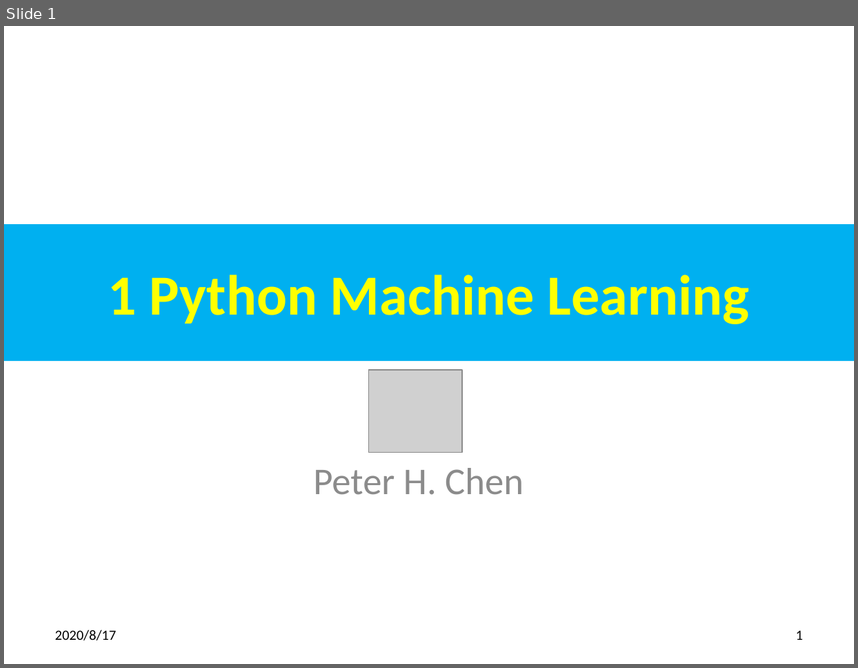
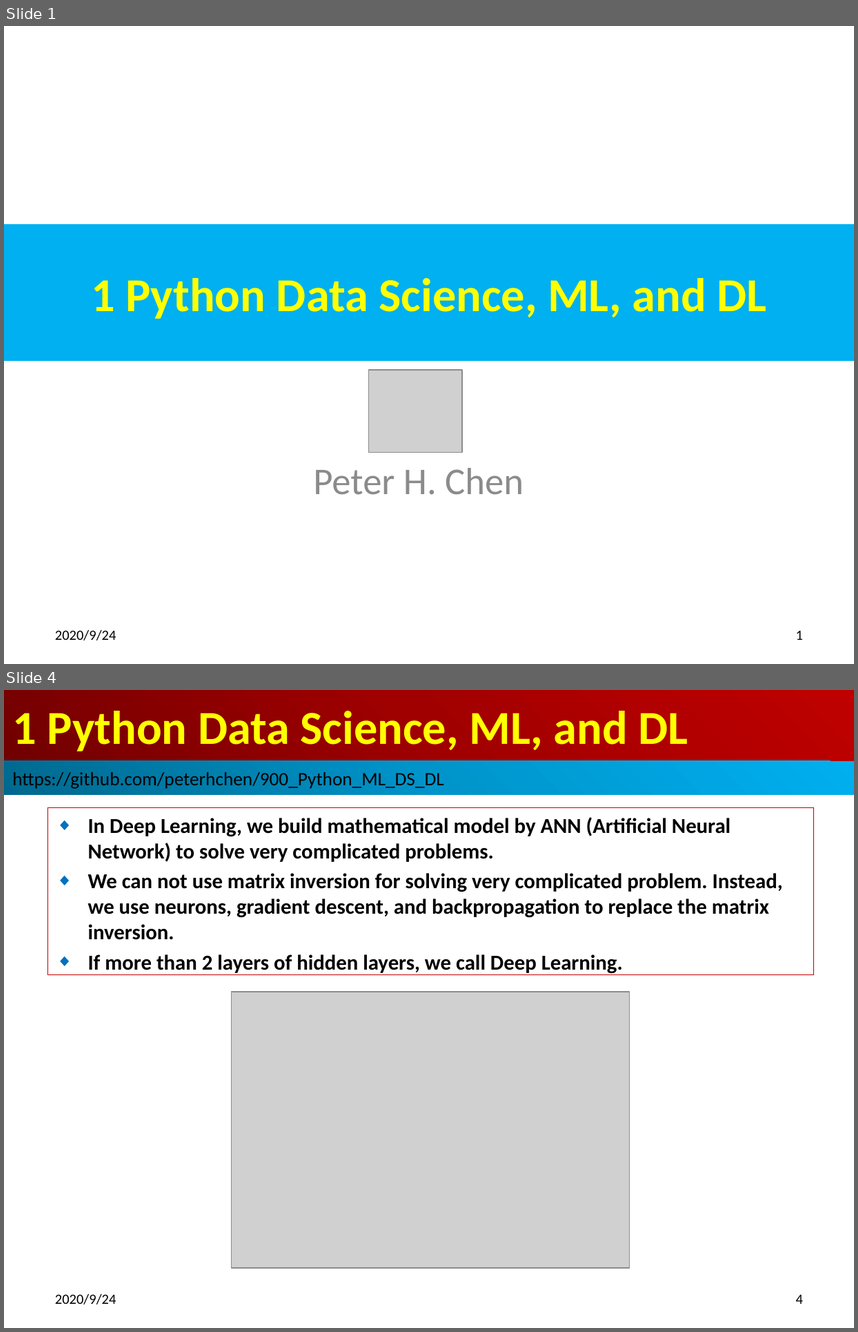
Before and after one commit to peterhchen/900_Python_ML_DS_DL, a slide deck: 001_intro.pptx. Shown one above the other, each under a label of ours: slide 1 before the commit, slides 1 and 4 after it; the slides between them are not shown. The pictures are 858x668 and 858x1332 pixels, drawn with LibreOffice and Linux fonts; fonts in the diff are those of the drawing; grey boxes stand for pictures. Boxes give left, top, right and bottom in pixels: in the first picture for what was removed or moved away, otherwise in the second. Text is boxed around its words. In the diff, an @@ line names an element or a change of style, - is before the commit and + after.

```diff
--- a/001_intro.pptx
+++ b/001_intro.pptx
@@ slide 4 added at [4,690,854,1328], background #FFFFFF @@
@@ title added at [4,690,854,761], fill gradient #720000 to #A20000 to #C00000, 40 pt, text #FFFF00, bold @@
+1 Python Data Science, ML, and DL
@@ rectangle added at [4,761,854,795], fill gradient #00688E to #0094CA to #00B0F0, 16 pt, text #000000 @@
+https://github.com/peterhchen/900_Python_ML_DS_DL
@@ subtitle added at [47,808,813,975], outline #C00000 0.75 pt, 18 pt, text #000000, bold @@
+◆ In Deep Learning, we build mathematical model by ANN (Artificial Neural Network) to solve very complicated problems.
+◆ We can not use matrix inversion for solving very complicated problem. Instead, we use neurons, gradient descent, and backpropagation to replace the matrix inversion.
+◆ If more than 2 layers of hidden layers, we call Deep Learning.
@@ picture added at [231,992,630,1268] @@
@@ text added at [55,1293,116,1304], 12 pt, text #000000 @@
+2020/9/24
@@ page number added at [796,1294,803,1303], 12 pt, text #000000 @@
+4
@@ slide 1 changed as well @@
@@ title at [91,278,766,319]: text changed; size 48 to 40 pt @@
-1 Python Machine Learning
+1 Python Data Science, ML, and DL
@@ text at [55,629,116,640]: text changed @@
-2020/8/17
+2020/9/24
```
Also in this commit, not shown: 2 other slides changed, 4 other slides added.
